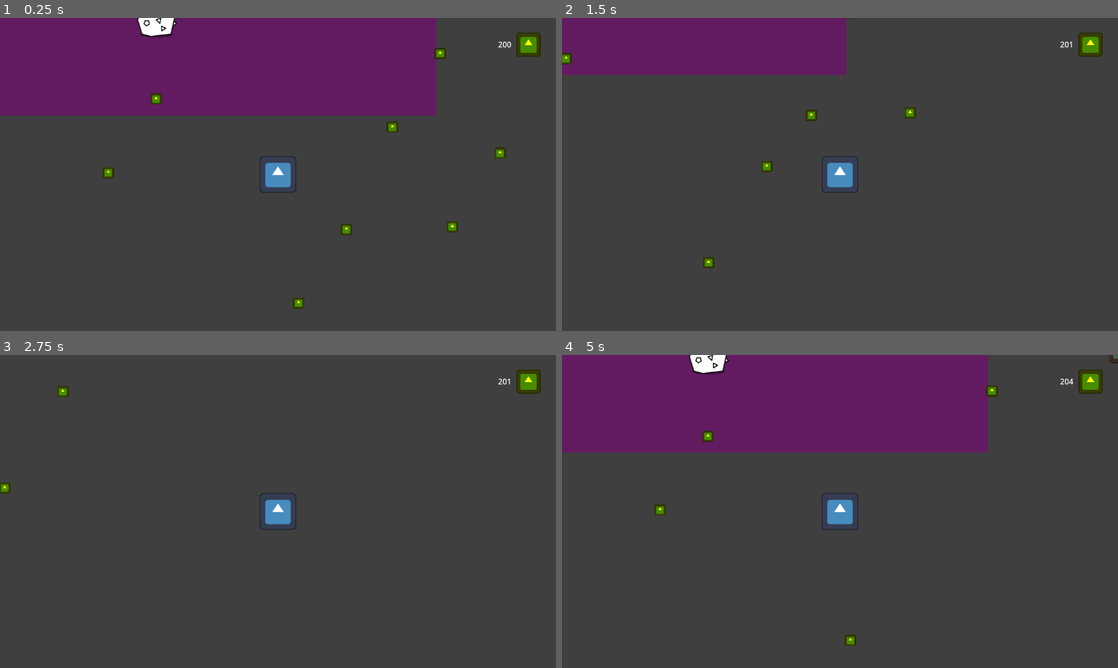
Above: before the commit, frames 1-4 (two rows, left to right).
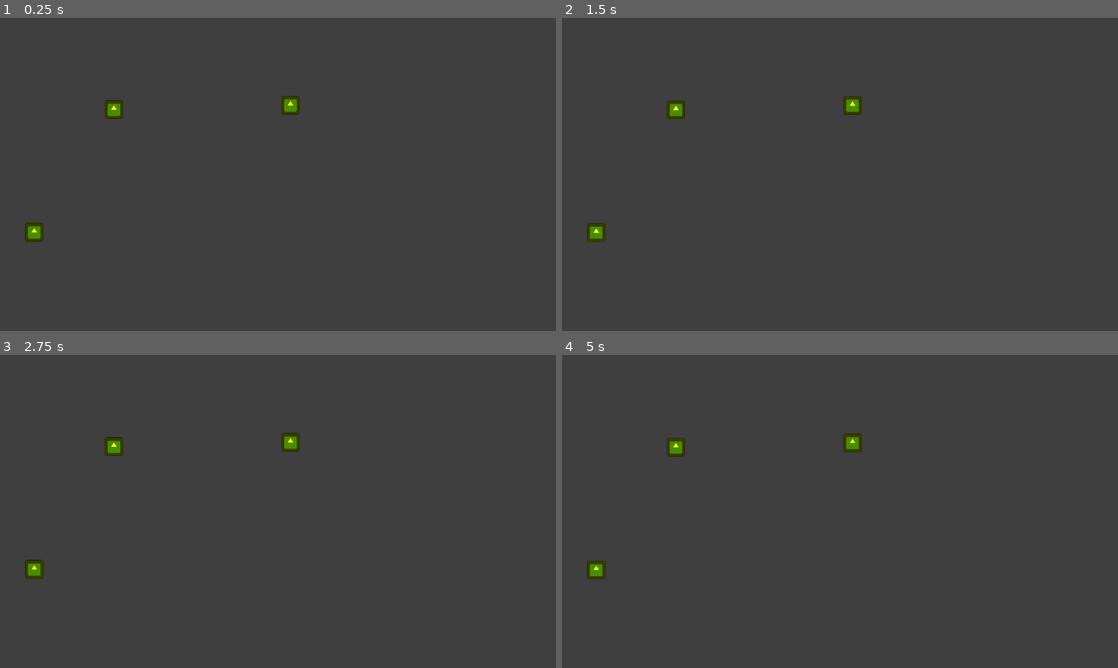
Above: after the commit, the same moments.

Repository: DeepRestGames/incremental-space-game
Game: Godot game, scene res://Scenes/Prototypes/Prototype_MainScene.tscn
Same seed, same stepped clock (60 frames per second), same inputs: the game is played once before the commit and once after it. The engine's default icon, where the game draws it, is replaced by a stand-in: a white triangle on a blue panel in a dark square.
Inputs (mouse positions are in pixels of both pictures, inside the frame that each line leads up to):
- Up to frame 1 (0.25 s): no input
- Up to frame 2 (1.5 s): tap Enter at 0.5 s; move the mouse to (962, 158) at 0.52 s; hold D (move_right) 0.53-1.28 s; hold E (interact) 0.53-1.28 s; move the mouse to (728, 190) at 1.27 s; hold S (move_down) from 1.28 s (still down); tap E (interact) at 1.35 s
- Up to frame 3 (2.75 s): move the mouse to (333, 442) at 2.02 s; release S (move_down) at 2.03 s; hold D (move_right) from 2.03 s (still down); hold E (interact) from 2.03 s (still down)
- Up to frame 4 (5 s): move the mouse to (812, 574) at 2.77 s; release D (move_right) at 2.78 s; release E (interact) at 2.78 s; hold W (move_up) 2.78-3.53 s; tap E (interact) at 2.85, 4.35 s; move the mouse to (1006, 558) at 3.52 s; hold E (interact) 3.53-4.28 s; hold A (move_left) from 3.53 s (still down); move the mouse to (673, 464) at 4.27 s

The runs differ from the first frame. In frame 1, 26% of the frame differs, in the area x 0-98%, y 0-93%; in frame 2, 11%; in frame 3, 1.5%; in frame 4, 25%.

Commit message:
Keeping the action button pressed triggers the drill action multiple times

Diff:
--- a/Scenes/Player/Player.tscn
+++ b/Scenes/Player/Player.tscn
@@ -1,6 +1,6 @@
 [gd_scene load_steps=12 format=3 uid="uid://bcvxlujlsdn7w"]
 
-[ext_resource type="Script" uid="uid://3u5as0enhnvs" path="res://Scripts/Player/Player.gd" id="1_kyqiw"]
+[ext_resource type="Script" uid="uid://bdnd5psgkd0uv" path="res://Scenes/Player/player_input.gd" id="2_4wape"]
 [ext_resource type="Texture2D" uid="uid://d3w6yyyfejaxw" path="res://icon.svg" id="2_ft8w5"]
 [ext_resource type="Script" uid="uid://cjifrmqkcmg6q" path="res://Scripts/Player/player_state_machine.gd" id="2_jmcll"]
 [ext_resource type="Script" uid="uid://shryjncp67wa" path="res://Scripts/Camera/ScreenShake.gd" id="3_jmcll"]
@@ -40,6 +40,9 @@
 script = ExtResource("1_kyqiw")
 movement_speed = 700.0
 
+[node name="PlayerInput" type="Node2D" parent="."]
+script = ExtResource("2_4wape")
+
 [node name="PlayerStateMachine" type="Node2D" parent="."]
 script = ExtResource("2_jmcll")
 
--- /dev/null
+++ b/Scenes/Player/player_input.gd
@@ -0,0 +1,24 @@
+extends Node2D
+class_name PlayerInput
+
+
+@export var drill_cooldown: float = 1
+var current_drill_cooldown: float = 0
+var drill_action_pressed: bool = false
+
+
+func _process(delta: float) -> void:
+	if current_drill_cooldown > 0:
+		current_drill_cooldown -= delta
+
+	if drill_action_pressed and current_drill_cooldown <= 0:
+		EventBus.emit_signal("action_trigger_interact")
+		current_drill_cooldown = drill_cooldown
+
+
+func _unhandled_input(event: InputEvent) -> void:
+	if event.is_action_pressed("interact"):
+		drill_action_pressed = true
+
+	if event.is_action_released("interact"):
+		drill_action_pressed = false
--- a/Scripts/GameManagers/InputManager.gd
+++ b/Scripts/GameManagers/InputManager.gd
@@ -36,8 +36,8 @@
 	if prevent_inputs:
 		return
 
-	if event.is_action_pressed("interact"):
-		EventBus.emit_signal("action_trigger_interact")
+	#if event.is_action_pressed("interact"):
+		#EventBus.emit_signal("action_trigger_interact")
 
 	# Handle looking direction
 	#if using_mouse:
